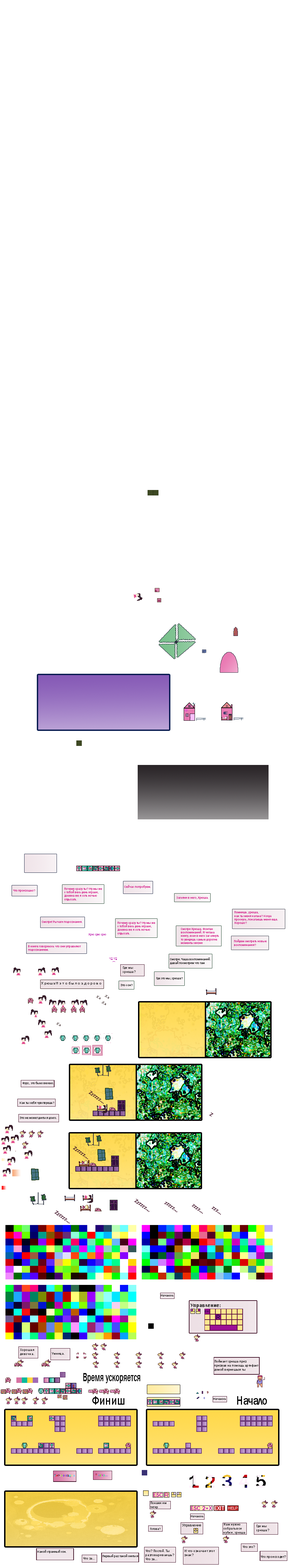
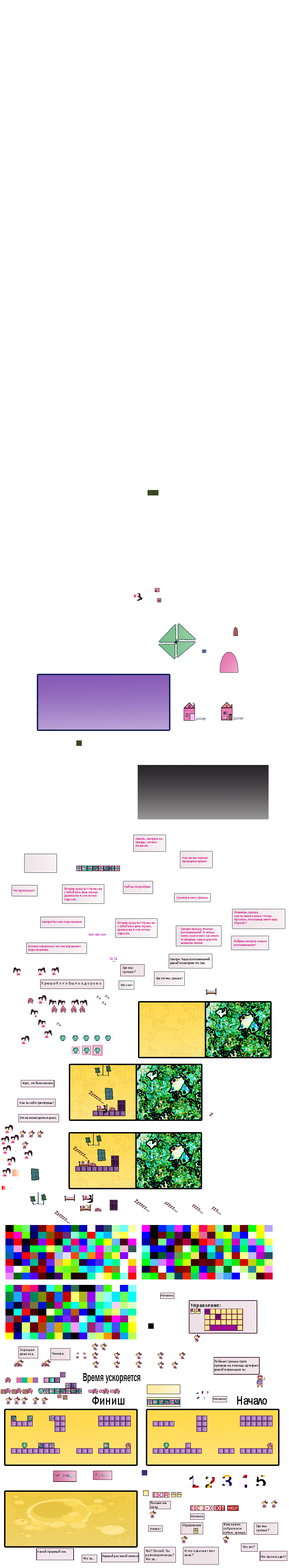
The second 289px x 1568px image is a revision of the first. Changes to its layers:
added layer "Как же мы хорошо проводили время" above "Лежать, смотреть на звезды, ничего не делать." over [182, 856, 208, 863]
added layer "Лежать, смотреть на звезды, ничего не делать." above "Слой 17 копия" over [135, 837, 162, 847]
renamed "Слой 11" to "Слой 17 копия", moved it above "Слой 17", painted on it over [133, 834, 213, 869]
moved "Слой 17" above "Слой 16", painted on it over [133, 834, 166, 852]
painted on "Слой 16" over [133, 834, 213, 869]
